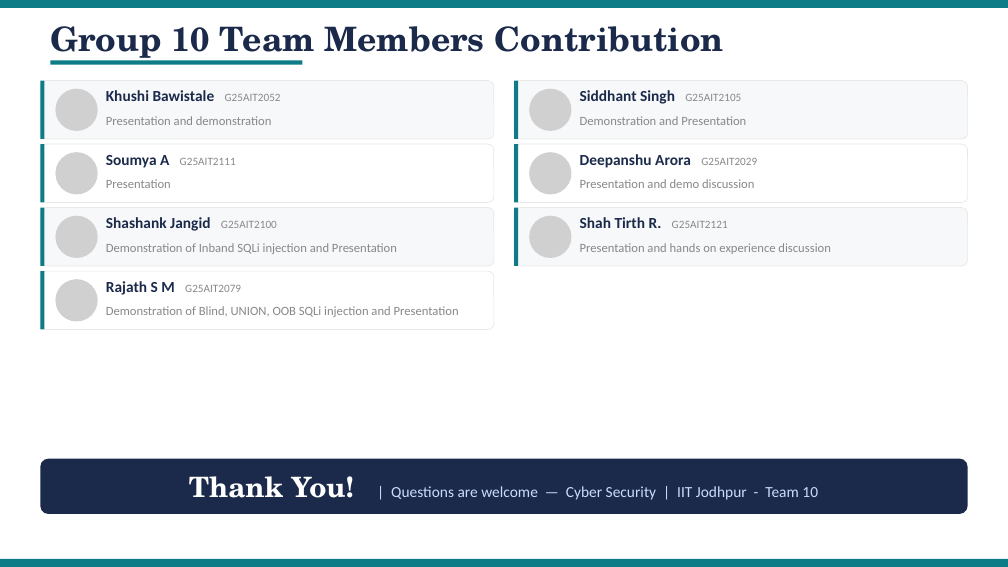
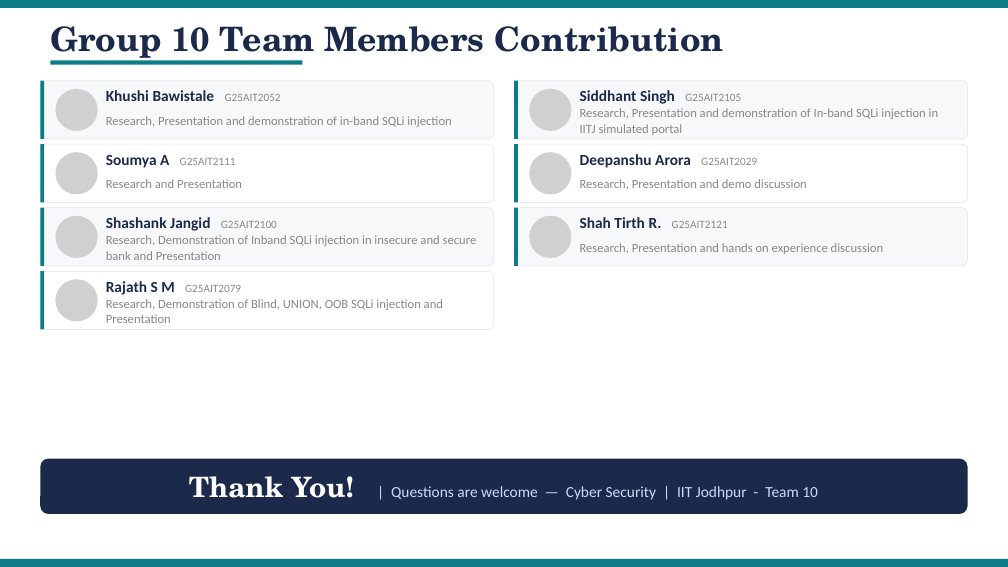
Before and after one commit to Rajath-g25ait2079/cybersec-assignment1, a slide deck: slide 16 of Group_10_cyber_security_assignment_final.pptx. Drawn at 1008x567 pixels with LibreOffice and Linux fonts; fonts in the diff are those of the drawing; grey boxes stand for pictures. Boxes give left, top, right and bottom in pixels: in the first picture for what was removed or moved away, otherwise in the second. Text is boxed around its words. In the diff, an @@ line names an element or a change of style, - is before the commit and + after.

Commit message:
Updated PPT with team members photos and contribution

```diff
--- a/Group_10_cyber_security_assignment_final.pptx
+++ b/Group_10_cyber_security_assignment_final.pptx
@@ text at bbox=[106, 116, 451, 127]: text changed @@
-Presentation and demonstration
+Research, Presentation and demonstration of in-band SQLi injection
@@ text at bbox=[580, 108, 939, 135]: text changed @@
-Demonstration and Presentation
+Research, Presentation and demonstration of In-band SQLi injection in IITJ simulated portal
@@ text at bbox=[106, 179, 242, 188]: text changed @@
-Presentation
+Research and Presentation
@@ text at bbox=[580, 179, 806, 189]: text changed @@
-Presentation and demo discussion
+Research, Presentation and demo discussion
@@ text at bbox=[106, 235, 477, 260]: text changed @@
-Demonstration of Inband SQLi injection and Presentation
+Research, Demonstration of Inband SQLi injection in insecure and secure bank and Presentation
@@ text at bbox=[580, 243, 883, 254]: text changed @@
-Presentation and hands on experience discussion
+Research, Presentation and hands on experience discussion
@@ text at bbox=[106, 299, 443, 323]: text changed @@
-Demonstration of Blind, UNION, OOB SQLi injection and Presentation
+Research, Demonstration of Blind, UNION, OOB SQLi injection and Presentation
```
